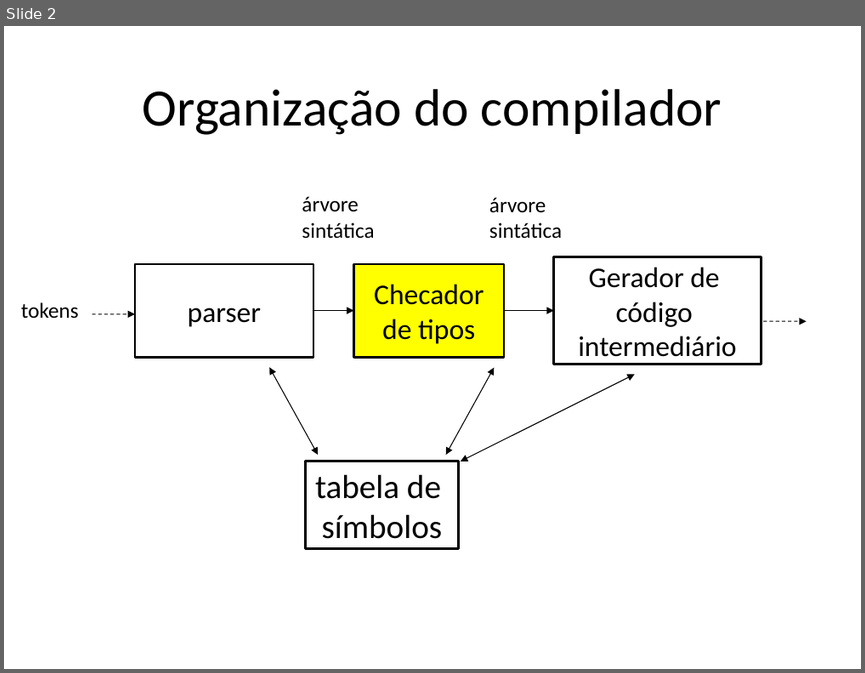
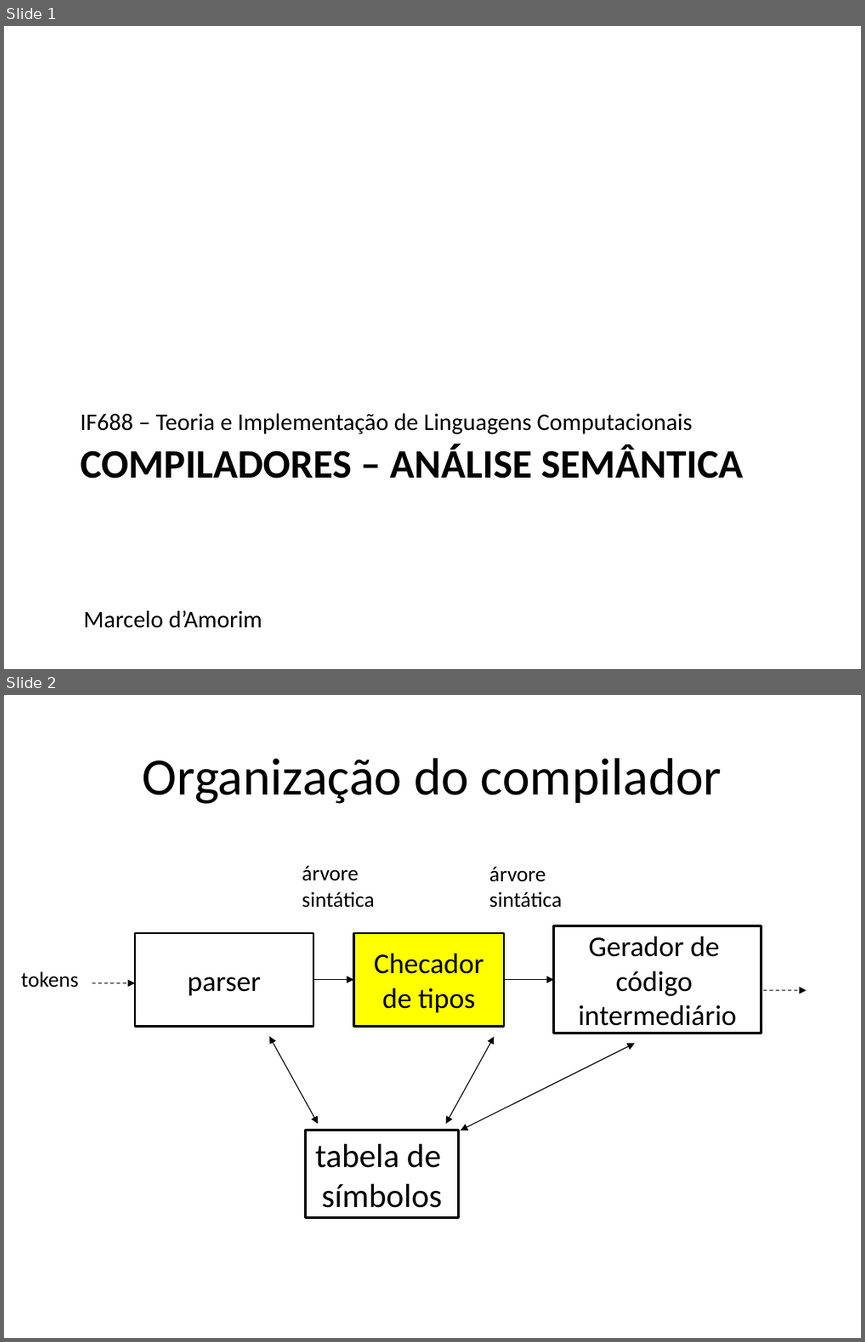
Before and after one commit to damorim/compilers-cin, a slide deck: slides-aulas/analise-semantica.pptx. Shown one above the other, each under a label of ours: slide 2 before the commit, slides 1 and 2 after it. The pictures are 865x673 and 865x1342 pixels, drawn with LibreOffice and Linux fonts; fonts in the diff are those of the drawing. Boxes give left, top, right and bottom in pixels: in the first picture for what was removed or moved away, otherwise in the second. Text is boxed around its words. In the diff, an @@ line names an element or a change of style, - is before the commit and + after.

```diff
--- a/slides-aulas/analise-semantica.pptx
+++ b/slides-aulas/analise-semantica.pptx
@@ slide 1 added at bbox=[4, 26, 861, 669], background #FFFFFF @@
@@ text added at bbox=[80, 413, 692, 434], 20 pt, text #000000 @@
+IF688 – Teoria e Implementação de Linguagens Computacionais
@@ text added at bbox=[80, 444, 743, 478], 34 pt, text #000000, bold @@
+COMPILADORES – ANÁLISE SEMÂNTICA
@@ text added at bbox=[84, 610, 262, 628], 20 pt, text #000000 @@
+Marcelo d’Amorim
```
Also in this commit, not shown: 1 slide removed, 4 other files.
